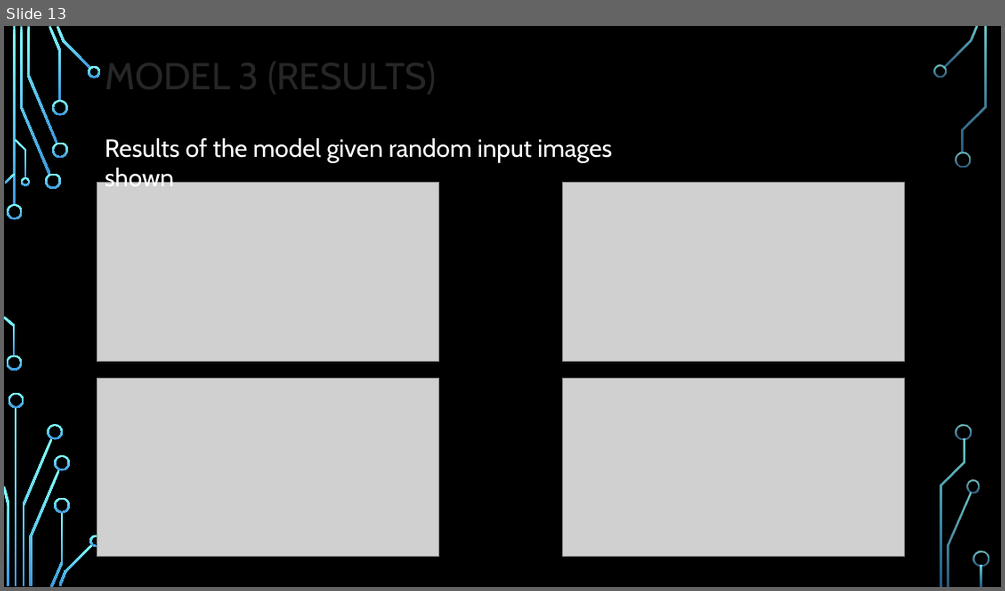
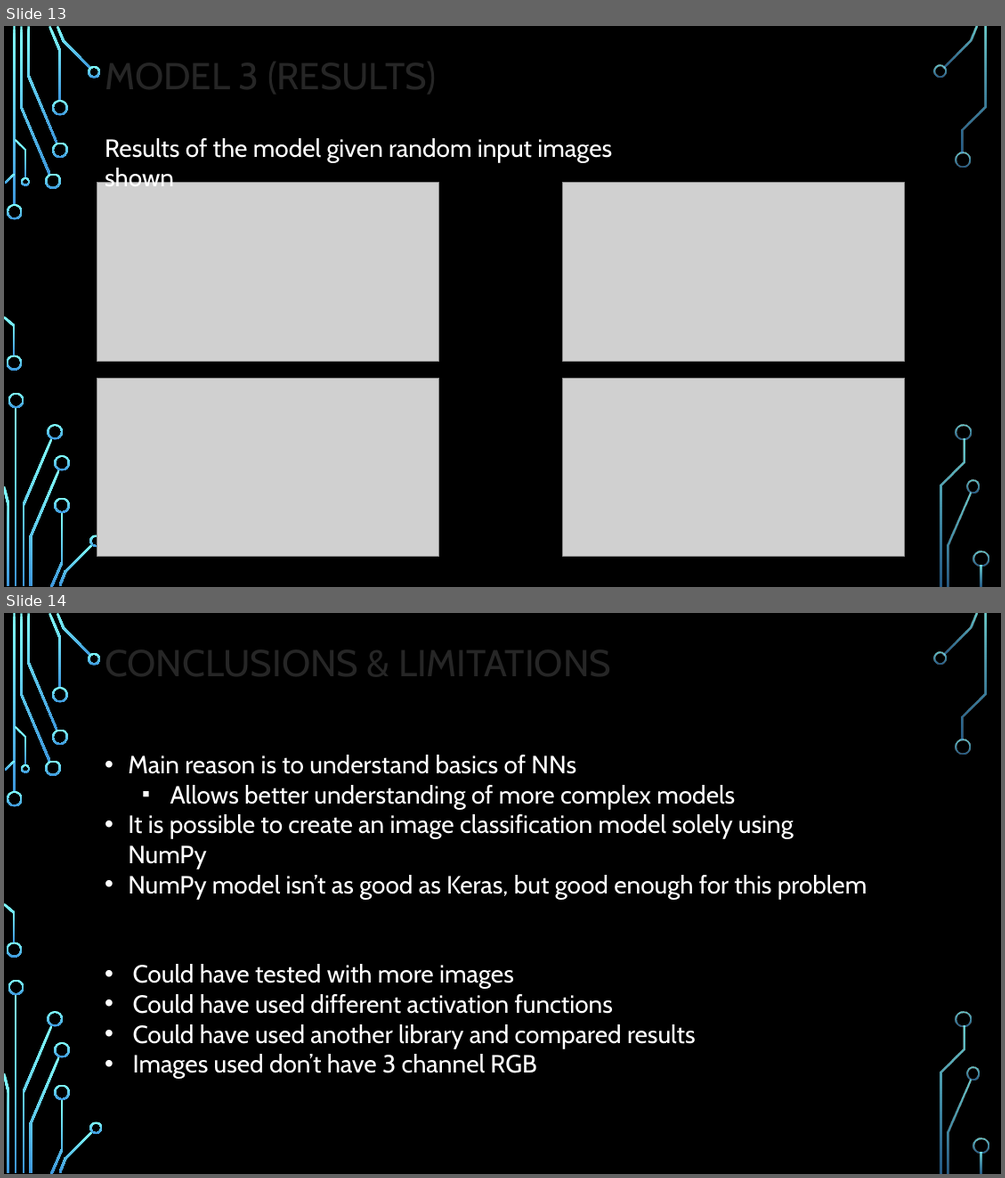
Before and after one commit to vdebnath/202_Honors_Option, a slide deck: Presentation.pptx. Shown one above the other, each under a label of ours: slide 13 before the commit, slides 13 and 14 after it. The pictures are 1005x591 and 1005x1178 pixels, drawn with LibreOffice and Linux fonts; fonts in the diff are those of the drawing; grey boxes stand for pictures; background and template pictures are left out. Boxes give left, top, right and bottom in pixels: in the first picture for what was removed or moved away, otherwise in the second. Text is boxed around its words. In the diff, an @@ line names an element or a change of style, - is before the commit and + after.

```diff
--- a/Presentation.pptx
+++ b/Presentation.pptx
@@ slide 14 added at (4, 613, 1001, 1174), background picture (left out); not listed: 36 template elements that a slide beside it also shows @@
@@ title added at (105, 641, 611, 686), 36 pt, text #262626 @@
+CONCLUSIONS & LIMITATIONS
@@ text added at (128, 755, 867, 1078), 24 pt, text #FFFFFF @@
+Conclusions
+• Main reason is to understand basics of NNs
+  ▪ Allows better understanding of more complex models
+• It is possible to create an image classification model solely using NumPy
+• NumPy model isn’t as good as Keras, but good enough for this problem
+Limitations
+• Could have tested with more images
+• Could have used different activation functions
+• Could have used another library and compared results
+• Images used don’t have 3 channel RGB
```
Also in this commit, not shown: 4 slides changed, 1 other slide added.
